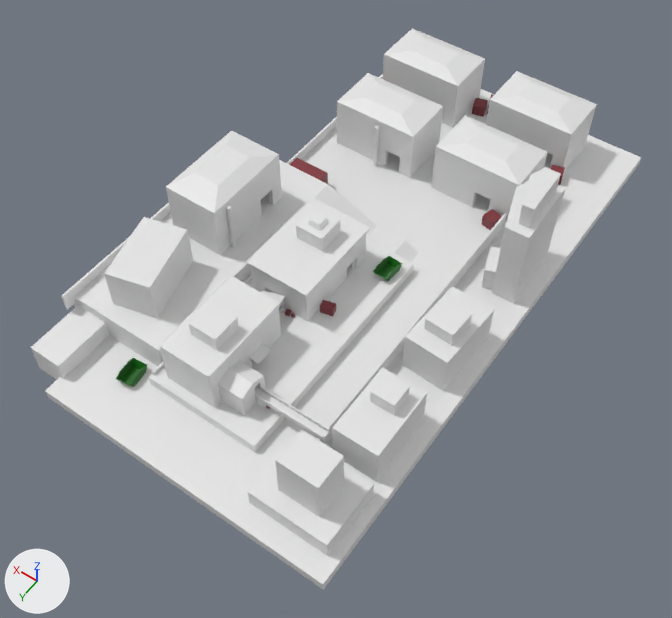
The Blender file data/Assets/Meshes/Level/Level.blend: old version first, new version second.
Both versions are drawn from a camera (50 mm lens) standing at (-70.9, 112.8, 169.4) and looking at (5.1, 6.3, 2.0). Every picture has the same lights, and +X, +Y and +Z are marked at lower left.
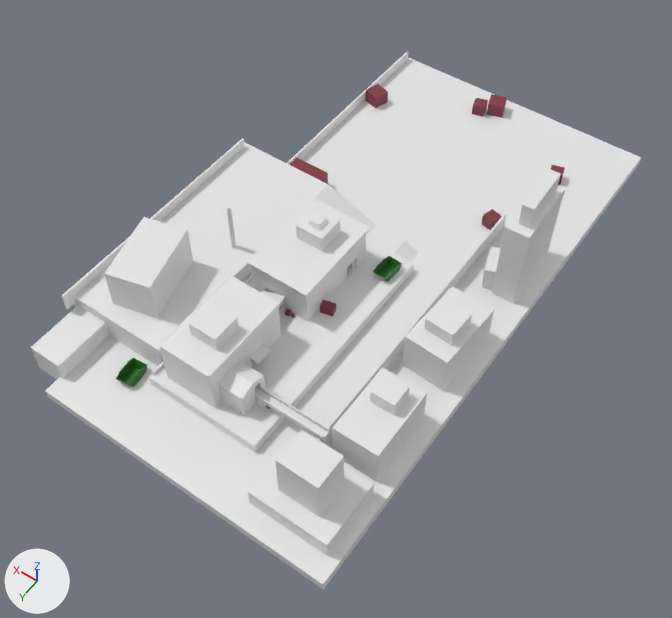
Boxes (x1, y1, x2, y2) around the edits, measured in the pictures (672 x 618 px):
'Cube.034', deleted
    before: (166, 131, 282, 255)
'Cube.037', deleted
    before: (337, 73, 443, 178)
'Cube.036', deleted
    before: (431, 115, 547, 223)
'Cube.038', deleted
    before: (486, 71, 597, 171)
'Cube.039', deleted
    before: (383, 28, 485, 128)
'Cylinder.001', deleted
    before: (373, 126, 379, 166)

Edits to the bpy script that builds the scene:
```text
Remove ob_cube_034:
    ob_cube_034 = bpy.data.objects.new('Cube.034', me_cube_024)
    ob_cube_034.location = (38.7, 2.7, 16.8)
    ob_cube_034.scale = (6.98, 11.4, 6.98)
Remove ob_cube_036:
    ob_cube_036 = bpy.data.objects.new('Cube.036', me_cube_042)
    ob_cube_036.location = (-3.5, -45.9, 9.5)
    ob_cube_036.rotation_euler = (0.0, 0.0, -1.571)  # degrees (0, 0, -90)
    ob_cube_036.scale = (6.98, 11.4, 6.98)
Remove ob_cube_037:
    ob_cube_037 = bpy.data.objects.new('Cube.037', me_cube_043)
    ob_cube_037.location = (25.6, -45.7, 9.5)
    ob_cube_037.rotation_euler = (0.0, 0.0, -1.571)  # degrees (0, 0, -90)
    ob_cube_037.scale = (6.98, 11.4, 6.98)
Remove ob_cube_038:
    ob_cube_038 = bpy.data.objects.new('Cube.038', me_cube_044)
    ob_cube_038.location = (-5.4, -68.8, 9.5)
    ob_cube_038.rotation_euler = (0.0, 0.0, -1.571)  # degrees (0, 0, -90)
    ob_cube_038.scale = (6.98, 11.4, 6.98)
Remove ob_cube_039:
    ob_cube_039 = bpy.data.objects.new('Cube.039', me_cube_045)
    ob_cube_039.location = (26.6, -68.5, 9.5)
    ob_cube_039.rotation_euler = (0.0, 0.0, -1.571)  # degrees (0, 0, -90)
    ob_cube_039.scale = (6.98, 11.4, 6.98)
Remove ob_cylinder_001:
    ob_cylinder_001 = bpy.data.objects.new('Cylinder.001', me_cylinder_001)
    ob_cylinder_001.location = (24.2, -37.7, 8.7)
```
